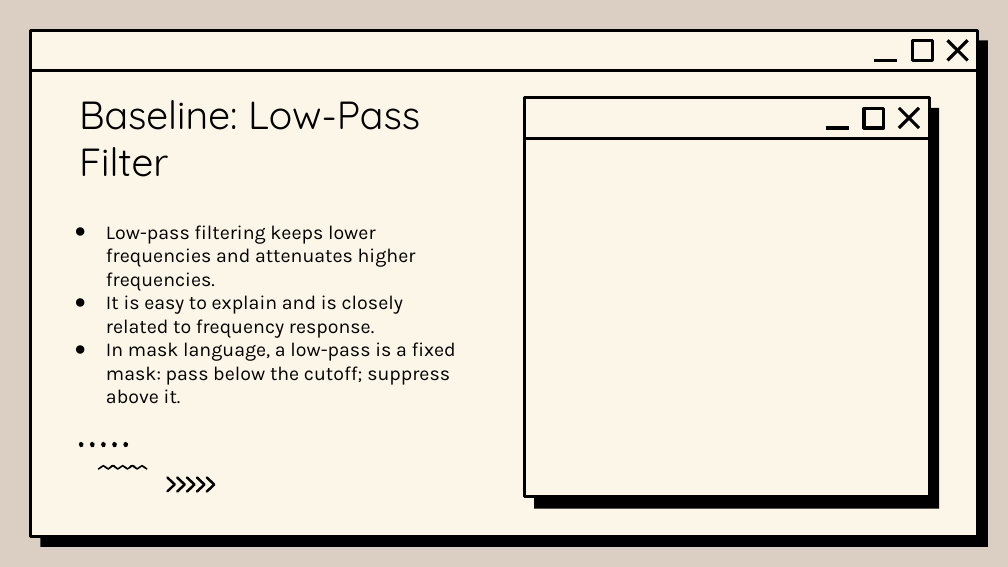
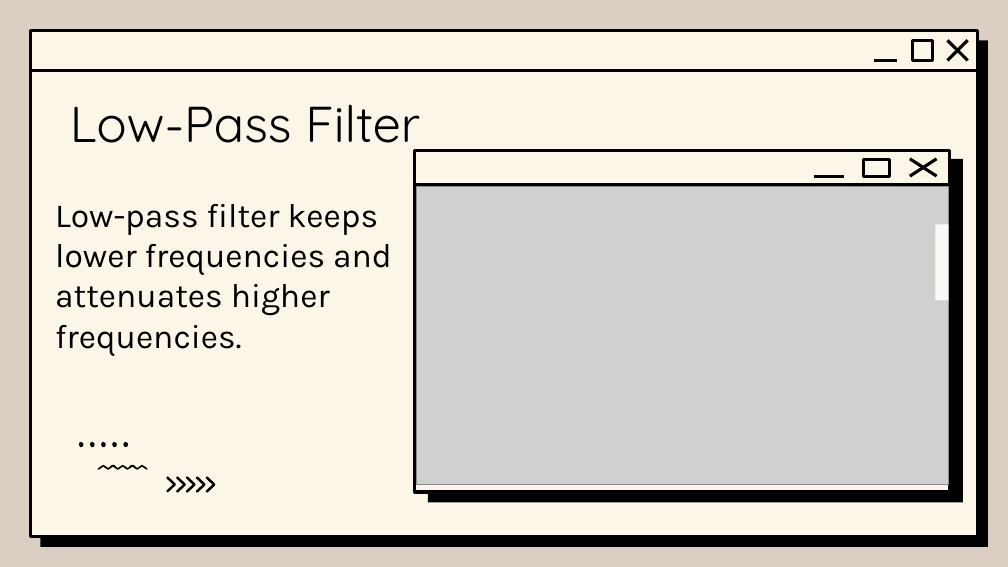
Before and after one commit to Xiejz959/2026-Signal-System-Pres, a slide deck: slide 10 of Slide/Slide_draft_4.0.pptx (slide 11 before the commit). Drawn at 1008x567 pixels with LibreOffice and Linux fonts; fonts in the diff are those of the drawing; grey boxes stand for pictures; background and template pictures are left out. Boxes give left, top, right and bottom in pixels: in the first picture for what was removed or moved away, otherwise in the second. Text is boxed around its words. In the diff, an @@ line names an element or a change of style, - is before the commit and + after.

```diff
--- a/Slide/Slide_draft_4.0.pptx
+++ b/Slide/Slide_draft_4.0.pptx
@@ title at box(70, 104, 420, 156): text changed; size 28 to 36 pt @@
-Baseline: Low-Pass Filter
+Low-Pass Filter
@@ rounded rectangle: place and size @@
-rounded rectangle at box(524, 98, 929, 496)
+rounded rectangle at box(415, 150, 951, 492)
@@ rounded rectangle: place and size @@
-rounded rectangle at box(534, 108, 939, 508)
+rounded rectangle at box(428, 159, 964, 503)
@@ line moved from (826, 128) - (849, 128) to (813, 176) - (844, 176) @@
@@ rectangle: place and size @@
-rectangle at box(864, 108, 884, 128)
+rectangle at box(864, 159, 890, 176)
@@ line moved from (899, 108) - (919, 128) to (910, 159) - (936, 176) @@
@@ line moved from (919, 108) - (899, 128) to (936, 159) - (910, 176) @@
@@ subtitle at box(55, 204, 392, 356): text changed; size 14 to 24 pt @@
-● Low-pass filtering keeps lower frequencies and attenuates higher frequencies.
-● It is easy to explain and is closely related to frequency response.
-● In mask language, a low-pass is a fixed mask: pass below the cutoff; suppress above it.
+Low-pass filter keeps lower frequencies and attenuates higher frequencies.
@@ line moved from (524, 138) - (929, 138) to (415, 184) - (950, 184) @@
@@ picture added at box(417, 186, 949, 485) @@
@@ rectangle added at box(935, 225, 949, 300), fill #FDFAF6 @@
```
Also in this commit, not shown: 13 other slides changed, 1 slide added, 2 slides removed, 5 other files.
